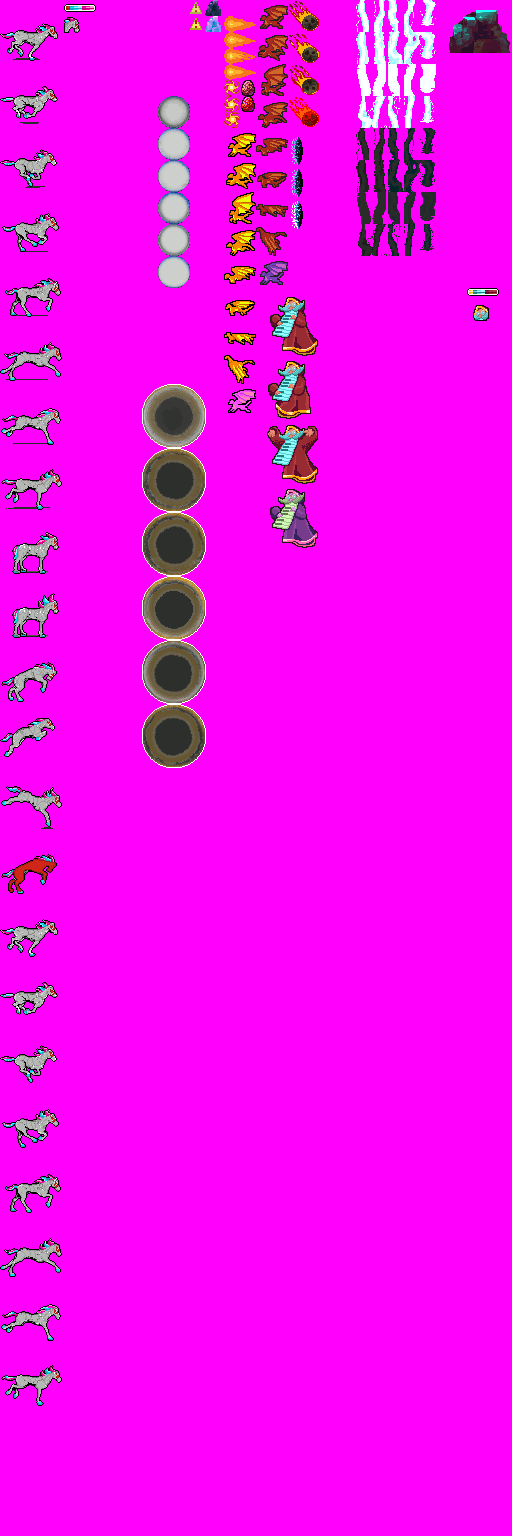
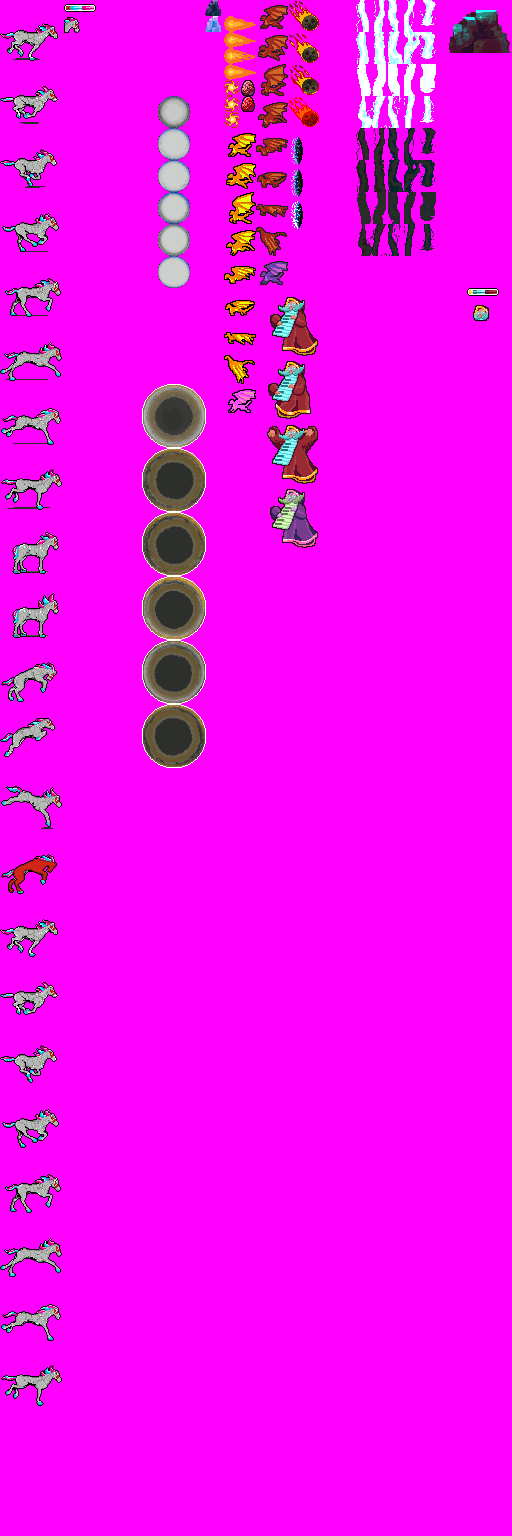
Revision of a layered 512 × 1536 image; what changed, layer by layer:
renamed "wizard_warning" to "_wizard_warning", hid it, moved it above "wizard_lightning1" over [190, 2, 202, 30]
